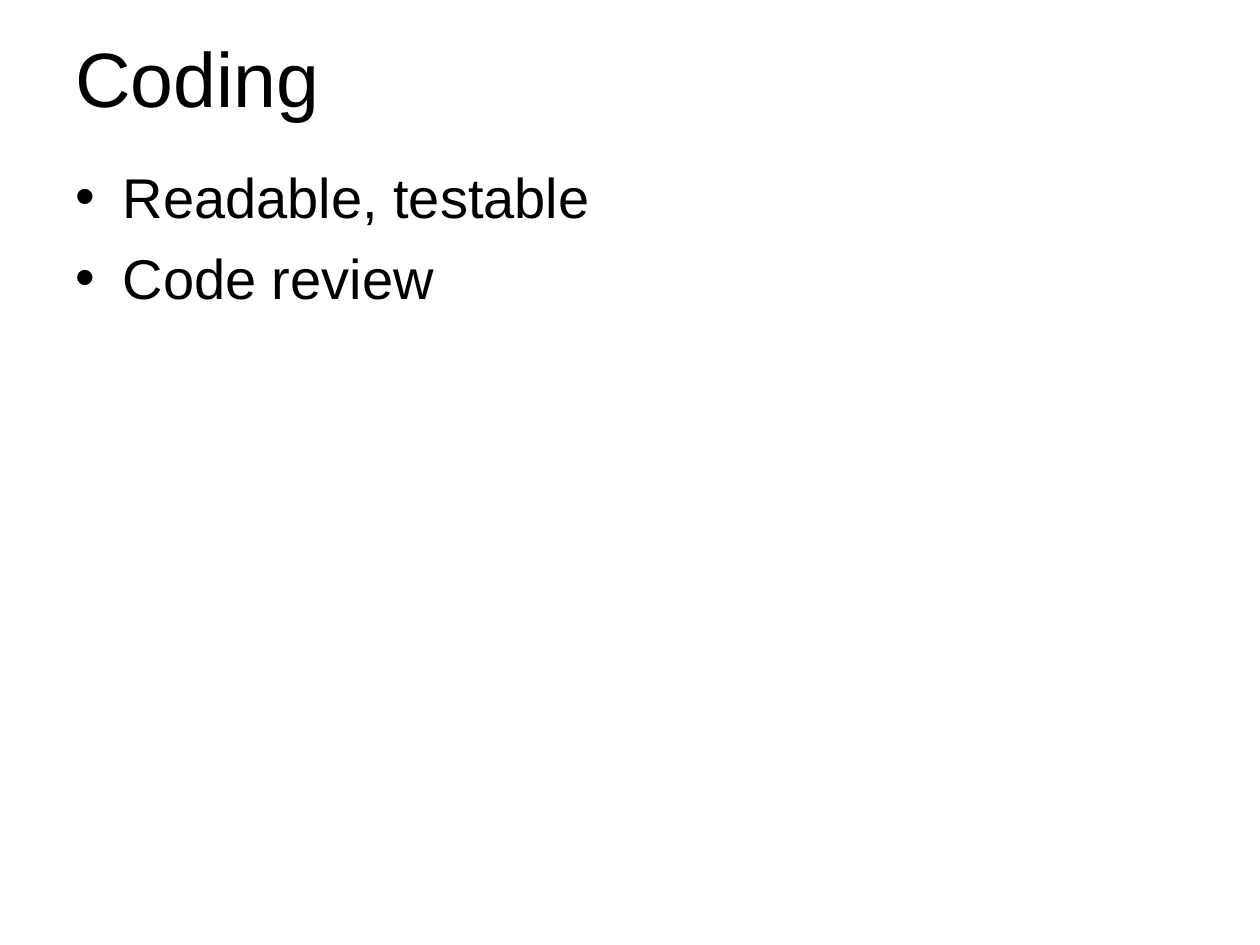
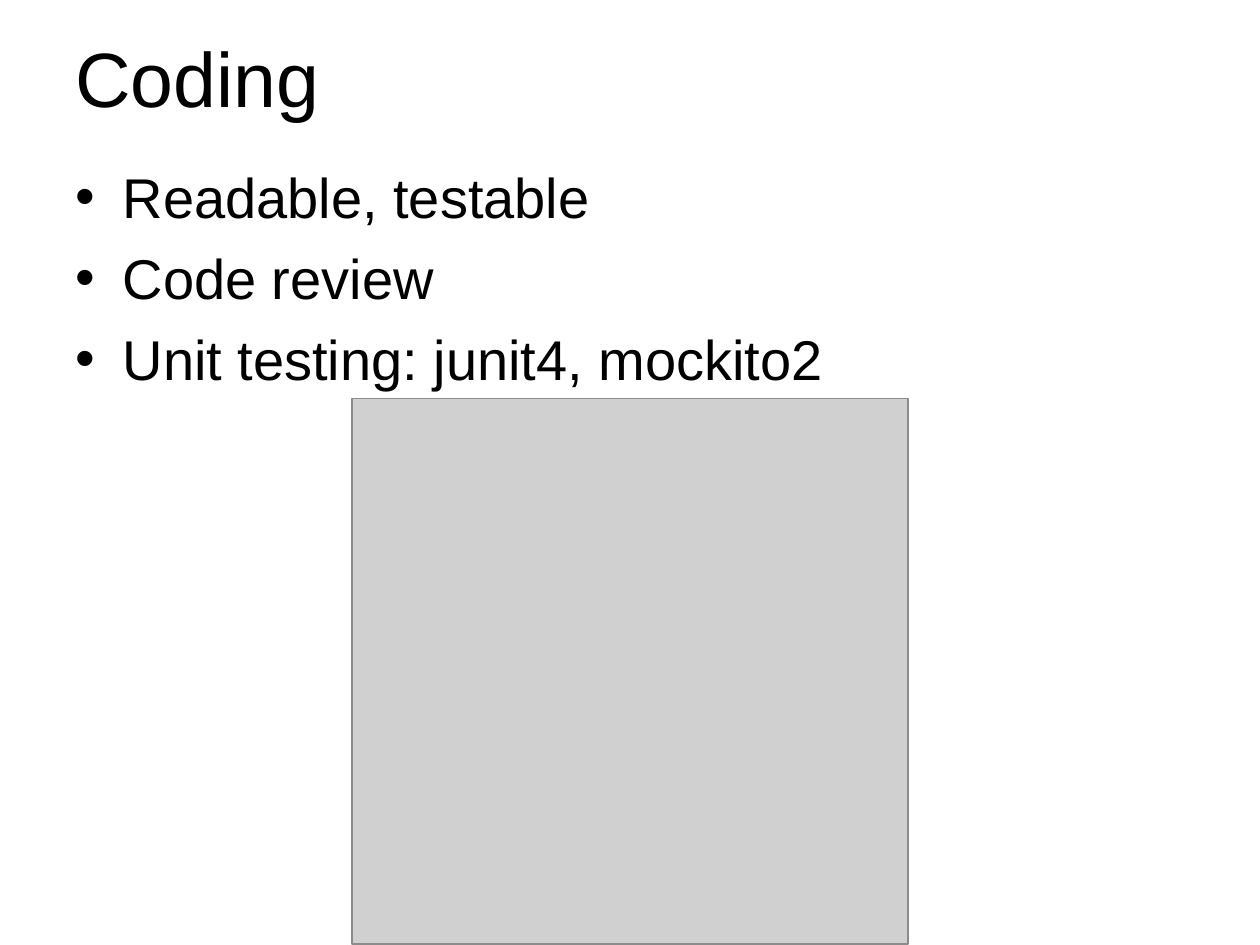
Before and after one commit to Wang-Ray/notes, a slide deck: slide 20 of Architect.ppt. Drawn at 1260x945 pixels with LibreOffice and Linux fonts; fonts in the diff are those of the drawing; grey boxes stand for pictures; background and template pictures are left out. Boxes give left, top, right and bottom in pixels: in the first picture for what was removed or moved away, otherwise in the second. Text is boxed around its words. In the diff, an @@ line names an element or a change of style, - is before the commit and + after.

```diff
--- a/Architect.ppt
+++ b/Architect.ppt
@@ text at (x1=123, y1=339, x2=822, y2=391): paragraph added @@
+• Unit testing: junit4, mockito2
@@ picture added at (x1=352, y1=398, x2=907, y2=944) @@
```
Also in this commit, not shown: 12 other slides changed, 1 slide added, 2 slides removed, 1 other file.
